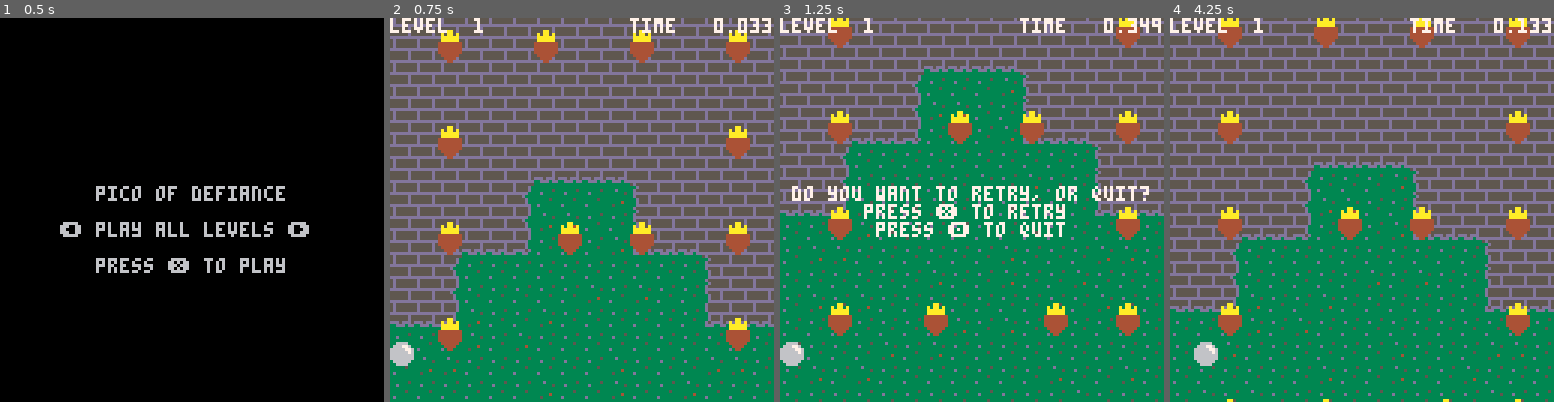
Above: before the commit, frames 1-4 (left to right).
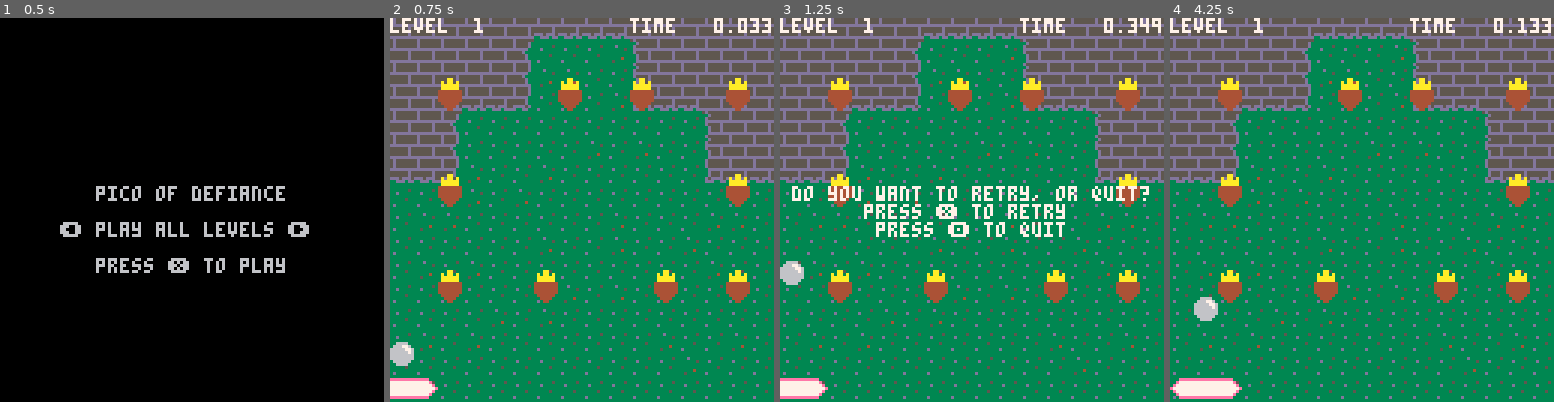
Above: after the commit, the same moments.

Repository: cinghycreations/defiance_of_pico
Game: PICO-8 cartridge defiance.p8
The game is run twice, just before and just after one commit, with the same random seed, the same clock (stepped at 60 frames per second) and the same inputs.
Inputs:
- Up to frame 1 (0.5 s): tap X (X key) at 0.33 s
- Up to frame 2 (0.75 s): tap O (Z key) at 0.7 s
- Up to frame 3 (1.25 s): tap X (X key) at 1.07 s
- Up to frame 4 (4.25 s): hold Right 1.6-2.1 s; tap O (Z key) every 0.4 s from 1.7 to 4.1 s; tap X (X key) at 1.85, 2.97, 4.08 s; hold Right 2.47-3.03 s; hold Left 3.08-3.58 s; hold Right from 4.02 s (still down)

Frame 1 is identical in both runs. In frame 2, 43% of the frame differs, in the area x 0-100%, y 3-100%; in frame 3, 36%; in frame 4, 56%, in the area x 0-100%, y 0-100%.

Commit message:
Ball starts on the platform

Diff:
--- a/defiance.lua
+++ b/defiance.lua
@@ -34,7 +34,7 @@
 	session.camera_offset = 0
 	session.platform_speed = 1.2
 	session.platform_offset = 0
-	session.ball_position = { 0, 256 - 64 }
+	session.ball_position = { 0, 256 - 8 }
 	session.ball_speed = 0
 	session.ball_impulse = -3.25
 	session.ball_booster_impulse = -5
